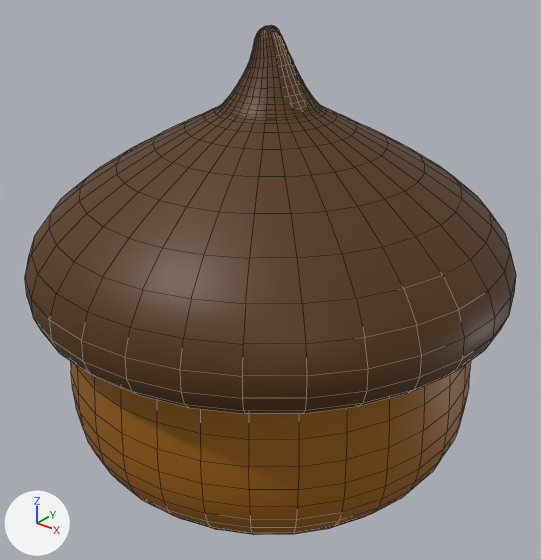
An edit to the Blender file Assets/Models/Blender Files/Acorn.blend, drawn before and after from the same camera.
Before and after are seen from a 50 mm camera at (1.269, -1.587, 0.942) aimed at (-0.022, 0.027, -0.059). Lighting does not change. The marker at lower left points along +X, +Y and +Z. Mesh edges are drawn as thin lines.
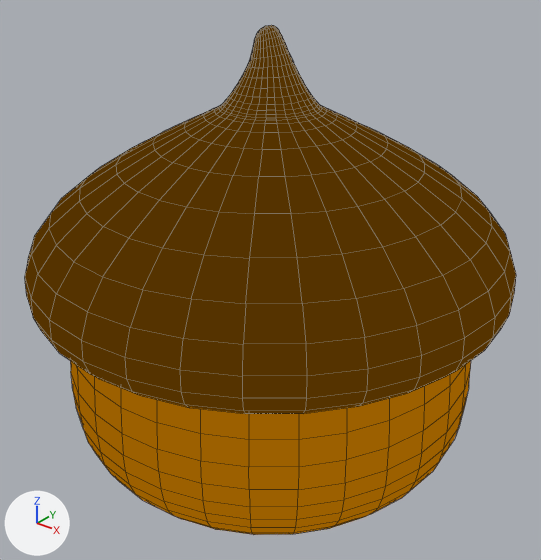
Edits to the scene script, one JSON object a line:
```json
{"op": "set", "path": "mat_material_001", "old": "principled_material('Material.001')", "new": "emission_material('Material.001')"}
{"op": "set", "path": "mat_material_001.base_color", "old": "(0.334, 0.118, 0.0)", "new": "(0.332, 0.117, 0.0)", "note": "brown #9c6000"}
{"op": "set", "path": "mat_material_002", "old": "principled_material('Material.002')", "new": "emission_material('Material.002')"}
{"op": "set", "path": "mat_material_002.base_color", "old": "(0.0908, 0.0335, 0.0)", "new": "(0.0908, 0.0331, 0.0)", "note": "brown #553300"}
```

Where the change shows, as pixel boxes (x1, y1, x2, y2) in the pictures (541 x 560 px):
```json
{"object": "Circle.001", "change": "recoloured", "before": [25, 25, 516, 535], "after": [25, 25, 516, 535]}
```
